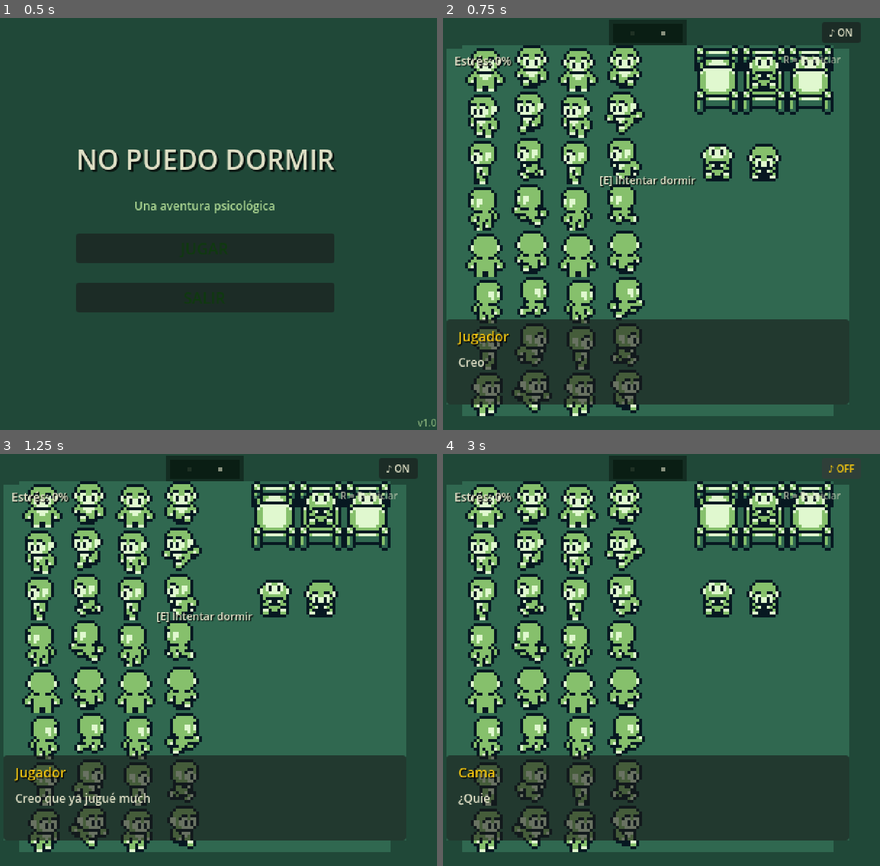
Above: before the commit, frames 1-4 (two rows, left to right).
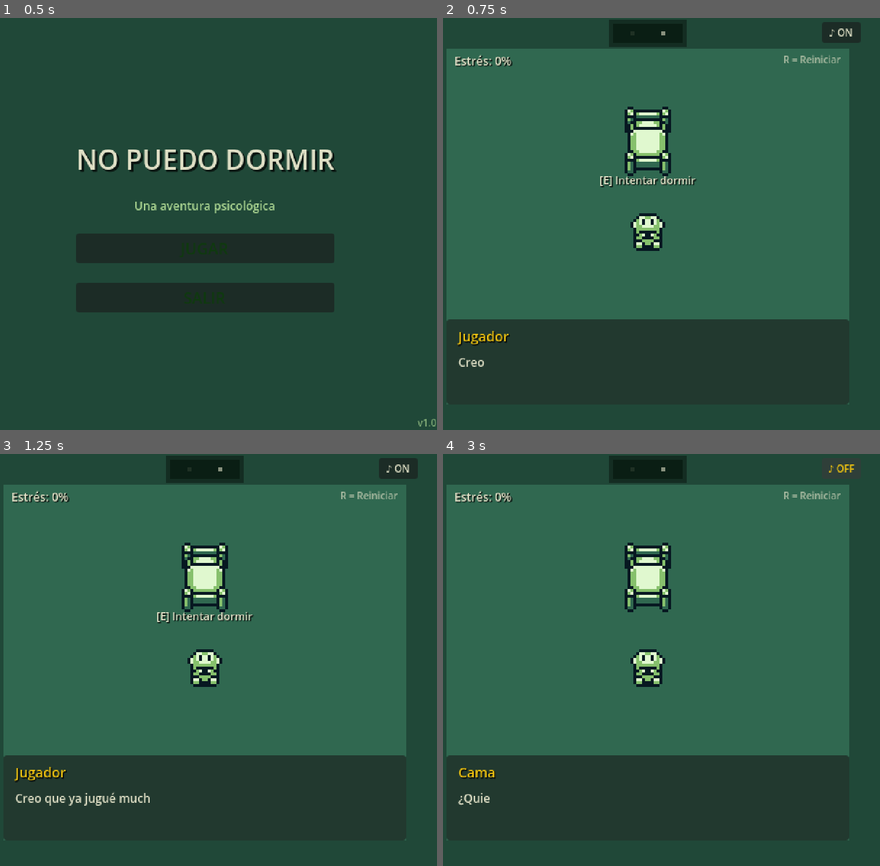
Above: after the commit, the same moments.

Repository: miguelFernandez98/bedroom-game
Game: Godot game, scene res://scenes/main_menu.tscn
The game is run twice, just before and just after one commit, with the same random seed, the same clock (stepped at 60 frames per second) and the same inputs.
Inputs:
- Up to frame 1 (0.5 s): no input
- Up to frame 2 (0.75 s): click "JUGAR" at 0.5 s
- Up to frame 3 (1.25 s): no input
- Up to frame 4 (3 s): click "♪ ON" at 1.25 s; click "♪ OFF" at 2 s; tap Enter at 2.75 s; hold D (move_right) from 2.78 s (still down); hold E (interact) from 2.78 s (still down)

Frame 1 is identical in both runs. In frame 2, 29% of the frame differs, in the area x 4-90%, y 6-97%; in frame 3, 29%; in frame 4, 29%.

Commit message:
feat: sprite override using AtlasTexture for intro and snake
- Intro: player shows sitting sprite (80,32) via AtlasTexture
- Snake minigame: player shows playing sprite (96,32) via AtlasTexture
- Both clear when player regains movement
- Removed redundant atlas_sitting/atlas_playing from .tscn (created in code)

Diff:
--- a/scenes/game_room.tscn
+++ b/scenes/game_room.tscn
@@ -42,6 +42,10 @@
 [sub_resource type="AtlasTexture" id="atlas_sitting"]
 atlas = ExtResource("7")
 region = Rect2(80, 32, 16, 16)
+
+[sub_resource type="AtlasTexture" id="atlas_playing"]
+atlas = ExtResource("7")
+region = Rect2(96, 32, 16, 16)
 
 [node name="GameRoom" type="Node2D"]
 script = ExtResource("1")
--- a/scripts/room_controller.gd
+++ b/scripts/room_controller.gd
@@ -48,7 +48,10 @@
 	if player:
 		player.set_can_move(false)
 		if player.has_method("set_override_texture"):
-			player.set_override_texture(load("res://assets/sprites/player.png"))
+			var atlas = AtlasTexture.new()
+			atlas.atlas = load("res://assets/sprites/player.png")
+			atlas.region = Rect2(80, 32, 16, 16)
+			player.set_override_texture(atlas)
 	if dialogue_manager:
 		var intro = [
 			{"speaker": "Jugador", "text": "Creo que ya jugué mucho... debo dormir aunque no quiera."},
@@ -244,10 +247,17 @@
 
 func _on_taunt_finished():
 	if snake_minigame:
+		if player and player.has_method("set_override_texture"):
+			var atlas = AtlasTexture.new()
+			atlas.atlas = load("res://assets/sprites/player.png")
+			atlas.region = Rect2(96, 32, 16, 16)
+			player.set_override_texture(atlas)
 		snake_minigame.start_snake_game()
 
 func _on_snake_completed(success: bool):
 	if player:
+		if player.has_method("clear_override"):
+			player.clear_override()
 		player.set_can_move(true)
 	GameManager.first_snake_completed = true
 	var window_node = get_node_or_null("Window")
